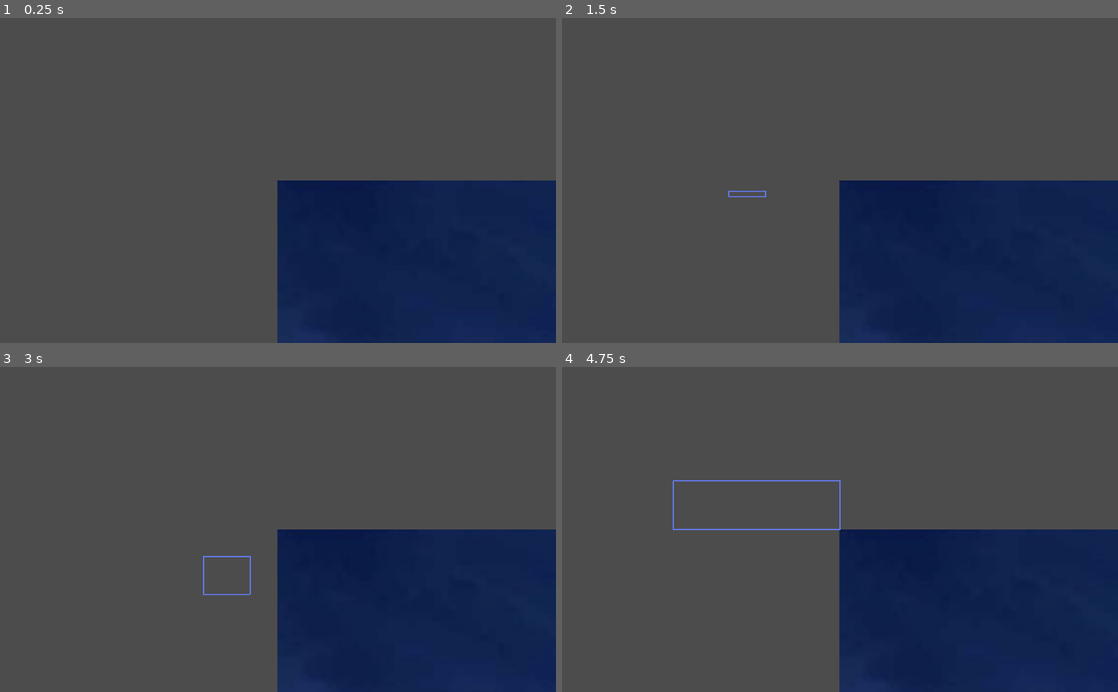
Above: before the commit, frames 1-4 (two rows, left to right).
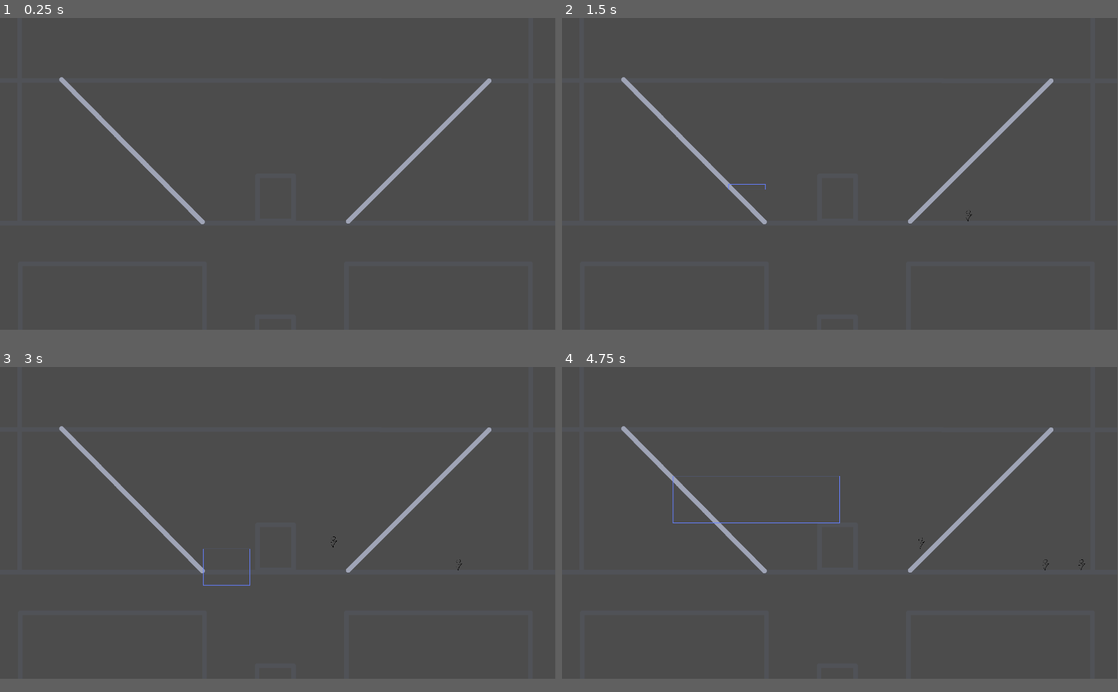
Above: after the commit, the same moments.

Repository: Muxed0/project_pdm
Game: Godot game, scene res://world/facility/facility.tscn
Two runs of this game, one before a commit and one after it. Both use one fixed random seed, a clock stepped at 60 frames per second and the inputs below. The project has no main scene, so this scene is started directly.
Inputs (mouse positions are in pixels of both pictures, inside the frame that each line leads up to):
- Up to frame 1 (0.25 s): no input
- Up to frame 2 (1.5 s): tap Enter at 0.5 s; move the mouse to (962, 164) at 0.52 s; tap P at 0.6 s; click (962, 164) at 0.67 s; drag from (728, 196) to (840, 180) at 1.27 s
- Up to frame 3 (3 s): move the mouse to (333, 458) at 2.02 s; tap P at 2.1 s; click (333, 458) at 2.17 s; tap Space at 2.75 s; drag from (250, 594) to (111, 480) at 2.77 s
- Up to frame 4 (4.75 s): move the mouse to (1006, 578) at 3.52 s; tap P at 3.6 s; click (1006, 578) at 3.67 s; tap Enter at 4.25 s; drag from (673, 480) to (840, 529) at 4.27 s
In our replay, the window is 800x468 before the commit and 799x449 after it. These sizes can differ from the game's own. Grey fills any space a smaller window leaves; there, only what the larger window draws over its background counts as a difference.

The runs differ from the first frame. In frame 1, 26% of the frame differs, in the area x 10-100%, y 18-100%; in frame 2, 26%; in frame 3, 26%; in frame 4, 26%.

Commit message:
Added rails

Diff:
--- a/game_files/entities/employees/employee.gd
+++ b/game_files/entities/employees/employee.gd
@@ -1,6 +1,9 @@
 extends Area2D
 
 var selected = false
+var falling = true
+var accel = 1000
+var vel = Vector2(0,0)
 
 func _process(_delta):
 	if selected:
@@ -8,9 +11,16 @@
 	else:
 		$basic_sprite.frame = 0
 
-func _on_selection_box_selection_reset():
+func _physics_process(delta):
+	if falling:
+		vel = Vector2(vel[0], vel[1] + accel * delta)
+		position = Vector2(position[0], position[1] + vel[1] * delta + (accel * delta * delta) /2)
+
+func _on_selection_tool_selection_reset():
 	selected = false
 
 func _on_employee_area_entered(area):
 	if area.is_in_group("selection"):
 		selected = true
+	if area.is_in_group("rail"):
+		falling = false
--- a/game_files/entities/employees/employee.tscn
+++ b/game_files/entities/employees/employee.tscn
@@ -16,6 +16,9 @@
 radius = 29.0
 height = 40.0
 
+[sub_resource type="CircleShape2D" id=3]
+radius = 5.0
+
 [node name="employee" type="Area2D"]
 script = ExtResource( 3 )
 
@@ -25,3 +28,8 @@
 
 [node name="hitbox" type="CollisionShape2D" parent="."]
 shape = SubResource( 2 )
+
+[node name="railbox" type="CollisionShape2D" parent="."]
+shape = SubResource( 3 )
+
+[connection signal="area_entered" from="." to="." method="_on_employee_area_entered"]
--- /dev/null
+++ b/game_files/entities/employees/pawn.gd
@@ -0,0 +1,20 @@
+extends Node2D
+
+var selected = false
+var falling = true
+var wandering = true
+var base_walking_speed = 2
+var accel = 750
+var vel = Vector2(0,0)
+
+var rail_a: float = 0
+var rail_b: float = 0
+
+func _process(delta):
+	if falling:
+		vel = Vector2(vel[0], vel[1] + accel * delta)
+		position = Vector2(position[0], position[1] + vel[1] * delta + (accel * delta * delta) /2)
+	if not falling:
+		position.y = rail_a * position.x + rail_b
+	if wandering and not falling:
+		position.x += base_walking_speed * sqrt(pow(10,rail_a))
--- /dev/null
+++ b/game_files/entities/employees/pawn.tscn
@@ -0,0 +1,46 @@
+[gd_scene load_steps=9 format=2]
+
+[ext_resource path="res://entities/employees/pc_bv01.png" type="Texture" id=1]
+[ext_resource path="res://entities/employees/basic_chars.png" type="Texture" id=2]
+[ext_resource path="res://entities/employees/pawn.gd" type="Script" id=3]
+[ext_resource path="res://entities/employees/selection_hitbox.gd" type="Script" id=4]
+[ext_resource path="res://entities/employees/railbox.gd" type="Script" id=5]
+
+[sub_resource type="SegmentShape2D" id=4]
+a = Vector2( 0, -21 )
+b = Vector2( 0, 21 )
+
+[sub_resource type="SpriteFrames" id=3]
+animations = [ {
+"frames": [ ExtResource( 2 ), ExtResource( 1 ) ],
+"loop": true,
+"name": "default",
+"speed": 5.0
+} ]
+
+[sub_resource type="CapsuleShape2D" id=2]
+radius = 14.0
+height = 14.0
+
+[node name="pawn" type="Node2D"]
+script = ExtResource( 3 )
+
+[node name="railbox" type="Area2D" parent="."]
+script = ExtResource( 5 )
+
+[node name="railbox_shape" type="CollisionShape2D" parent="railbox"]
+shape = SubResource( 4 )
+
+[node name="basic_sprite" type="AnimatedSprite" parent="."]
+scale = Vector2( 0.05, 0.05 )
+frames = SubResource( 3 )
+
+[node name="hitbox" type="Area2D" parent="." groups=["pawn"]]
+script = ExtResource( 4 )
+
+[node name="hitbox_shape" type="CollisionShape2D" parent="hitbox"]
+shape = SubResource( 2 )
+
+[connection signal="area_shape_entered" from="railbox" to="railbox" method="_on_railbox_area_shape_entered"]
+[connection signal="area_shape_exited" from="railbox" to="railbox" method="_on_railbox_area_shape_exited"]
+[connection signal="area_entered" from="hitbox" to="hitbox" method="_on_selection_hitbox_area_entered"]
--- /dev/null
+++ b/game_files/entities/employees/railbox.gd
@@ -0,0 +1,31 @@
+extends Area2D
+
+var pawn = 0
+var transferring: bool = false
+var next_rail = 0
+
+func _ready():
+	pawn = get_parent()
+
+func _on_railbox_area_shape_entered(area_rid, area, area_shape_index, local_shape_index):
+	if area.is_in_group("rail"):
+		if pawn.falling:
+			pawn.falling = false
+			pawn.vel = Vector2(0,0)
+			var line = area.shape_owner_get_owner(area_shape_index)
+			pawn.rail_a = (line.shape.b.y - line.shape.a.y)/(line.shape.b.x - line.shape.a.x)
+			pawn.rail_b = line.shape.a.y - pawn.rail_a * line.shape.a.x
+		else:
+			next_rail = area.shape_owner_get_owner(area_shape_index)
+			transferring = true
+
+
+func _on_railbox_area_shape_exited(area_rid, area, area_shape_index, local_shape_index):
+	if area.is_in_group("rail"):
+		if transferring:
+			var line = next_rail
+			pawn.rail_a = (line.shape.b.y - line.shape.a.y)/(line.shape.b.x - line.shape.a.x)
+			pawn.rail_b = line.shape.a.y - pawn.rail_a * line.shape.a.x
+			transferring = false
+		else:
+			pawn.falling = true
--- /dev/null
+++ b/game_files/entities/employees/selection_hitbox.gd
@@ -0,0 +1,25 @@
+extends Area2D
+
+var selected = false
+
+# Declare member variables here. Examples:
+# var a = 2
+# var b = "text"
+
+
+# Called when the node enters the scene tree for the first time.
+func _ready():
+	pass # Replace with function body.
+
+
+# Called every frame. 'delta' is the elapsed time since the previous frame.
+#func _process(delta):
+#	pass
+func _on_selection_tool_selection_reset():
+	selected = false
+	$"../basic_sprite".frame = 0
+
+func _on_selection_hitbox_area_entered(area):
+	if area.is_in_group("selection"):
+		selected = true
+		$"../basic_sprite".frame = 1
--- a/game_files/project.godot
+++ b/game_files/project.godot
@@ -13,6 +13,15 @@
 config/name="Game Files"
 config/icon="res://icon.png"
 
+[display]
+
+window/size/width=1920
+window/size/height=1080
+
+[global]
+
+wind=false
+
 [physics]
 
 common/enable_pause_aware_picking=true
--- a/game_files/world/facility/facility.gd
+++ b/game_files/world/facility/facility.gd
@@ -1,24 +1,36 @@
 extends Node2D
 
 var camera = 0
+var window_size = 0
 
 var employee = preload("res://entities/employees/employee.tscn")
 var employee_instance = 0
 
+var pawn = preload("res://entities/employees/pawn.tscn")
+var pawn_instance = 0
+var pawn_select_
+
 # Called when the node enters the scene tree for the first time.
 func _ready():
 	camera = get_node("camera")
-
-# Called every frame. 'delta' is the elapsed time since the previous frame.
-#func _process(delta):
-#	pass
+	window_size = Vector2(get_viewport().get_size()[0], get_viewport().get_size()[1])
 
 func _input(event):
-	if Input.is_key_pressed(KEY_EQUAL):
-		add_employee()
+	if event is InputEventKey:
+		if event.pressed and not event.is_echo():
+			if event.scancode == KEY_EQUAL:
+				add_employee()
+			elif event.scancode == KEY_P:
+				add_pawn()
 
 func add_employee():
 	employee_instance = employee.instance()
 	self.add_child(employee_instance)
-	$selection_box.connect("selection_reset", employee_instance, "_on_selection_box_selection_reset")
-	employee_instance.position =  camera.zoom.x * get_viewport().get_mouse_position() + camera.position
+	$selection_tool.connect("selection_reset", employee_instance, "_on_selection_tool_selection_reset")
+	employee_instance.position =  camera.zoom.x * (get_viewport().get_mouse_position()-window_size/2) + camera.position
+
+func add_pawn():
+	pawn_instance = pawn.instance()
+	self.add_child(pawn_instance)
+	$selection_tool.connect("selection_reset", pawn_instance.get_node("hitbox"), "_on_selection_tool_selection_reset")
+	pawn_instance.position =  camera.zoom.x * (get_viewport().get_mouse_position()-window_size/2) + camera.position
--- a/game_files/world/facility/facility.tscn
+++ b/game_files/world/facility/facility.tscn
@@ -1,28 +1,39 @@
-[gd_scene load_steps=6 format=2]
+[gd_scene load_steps=10 format=2]
 
 [ext_resource path="res://world/facility/camera.gd" type="Script" id=1]
 [ext_resource path="res://world/facility/selection_tool.gd" type="Script" id=2]
-[ext_resource path="res://world/facility/ah yeah.png" type="Texture" id=3]
+[ext_resource path="res://world/facility/facility_1.png" type="Texture" id=3]
 [ext_resource path="res://world/facility/facility.gd" type="Script" id=4]
+[ext_resource path="res://world/unit/unit.tscn" type="PackedScene" id=5]
 
 [sub_resource type="RectangleShape2D" id=1]
+
+[sub_resource type="SegmentShape2D" id=2]
+a = Vector2( 2801, 150 )
+b = Vector2( -2802, 136 )
+
+[sub_resource type="SegmentShape2D" id=3]
+a = Vector2( 2810, -368 )
+b = Vector2( 698, -359 )
+
+[sub_resource type="SegmentShape2D" id=4]
+a = Vector2( 698, -356 )
+b = Vector2( 207, 143 )
 
 [node name="facility" type="Node2D"]
 script = ExtResource( 4 )
 
 [node name="background" type="Sprite" parent="."]
-position = Vector2( 962, 545.625 )
-scale = Vector2( 3.852, 3.93773 )
+position = Vector2( -8, 6.00006 )
 texture = ExtResource( 3 )
 
-[node name="selection_box" type="Area2D" parent="." groups=["selection"]]
+[node name="selection_tool" type="Area2D" parent="." groups=["selection"]]
 script = ExtResource( 2 )
 
-[node name="selection_hitbox" type="CollisionShape2D" parent="selection_box"]
-visible = false
+[node name="selection_hitbox" type="CollisionShape2D" parent="selection_tool"]
 shape = SubResource( 1 )
 
-[node name="selection_outline" type="Line2D" parent="selection_box"]
+[node name="selection_outline" type="Line2D" parent="selection_tool"]
 visible = false
 points = PoolVector2Array( 0, 0, 0, 0, 0, 0, 0, 0, 0, 0 )
 width = 2.0
@@ -30,3 +41,19 @@
 [node name="camera" type="Camera2D" parent="."]
 current = true
 script = ExtResource( 1 )
+
+[node name="rail" type="Area2D" parent="." groups=["rail"]]
+
+[node name="basic_rail" type="CollisionShape2D" parent="rail"]
+shape = SubResource( 2 )
+
+[node name="basic_rail_2" type="CollisionShape2D" parent="rail"]
+shape = SubResource( 3 )
+
+[node name="basic_rail_3" type="CollisionShape2D" parent="rail"]
+shape = SubResource( 4 )
+
+[node name="unit" parent="." instance=ExtResource( 5 )]
+position = Vector2( 2389, -3 )
+
+[connection signal="area_entered" from="selection_tool" to="selection_tool" method="_on_selection_tool_area_entered"]
--- a/game_files/world/facility/selection_tool.gd
+++ b/game_files/world/facility/selection_tool.gd
@@ -8,6 +8,7 @@
 var window_size = Vector2(0,0)
 var starting_point = Vector2(0,0)
 var user_mouse_pos = Vector2(0,0)
+var selected_pawns = 0
 
 signal selection_reset
 
@@ -22,6 +23,7 @@
 	if event is InputEventMouseButton and event.button_index == 1:
 		if event.is_pressed():
 			emit_signal("selection_reset")
+			selected_pawns = 0
 			starting_point = camera.zoom * (event.position - window_size/2) + camera.position
 			hitbox.position = starting_point
 			hitbox.shape.extents = Vector2(10,10)
@@ -51,3 +53,8 @@
 func pos_reset(hitbox):
 	hitbox.position = Vector2(0,0)
 	hitbox.shape.extents = Vector2(0,0)
+
+
+func _on_selection_tool_area_entered(area):
+	if area.is_in_group("pawn"):
+		selected_pawns += 1
--- /dev/null
+++ b/game_files/world/unit/unit.tscn
@@ -0,0 +1,26 @@
+[gd_scene load_steps=4 format=2]
+
+[ext_resource path="res://world/unit/ah yeah.png" type="Texture" id=1]
+
+[sub_resource type="RectangleShape2D" id=1]
+extents = Vector2( 250.5, 140 )
+
+[sub_resource type="SpriteFrames" id=2]
+animations = [ {
+"frames": [  ],
+"loop": true,
+"name": "default",
+"speed": 5.0
+} ]
+
+[node name="unit" type="Area2D"]
+
+[node name="select_box" type="CollisionShape2D" parent="."]
+position = Vector2( 0.5, 0 )
+shape = SubResource( 1 )
+
+[node name="effect" type="AnimatedSprite" parent="."]
+frames = SubResource( 2 )
+
+[node name="background" type="Sprite" parent="."]
+texture = ExtResource( 1 )
Not shown: 1 places in game_files/entities/employees/employee.tscn that only renumber resources
Binary file added: game_files/world/facility/facility_1.png
Not shown, changed: game_files/world/facility/facility_1.png.import
Binary file added: game_files/world/facility/floor_tile.png
Not shown, added: game_files/world/facility/floor_tile.png.import
Renamed: game_files/world/facility/ah yeah.png -> game_files/world/unit/ah yeah.png
Not shown, added: game_files/world/unit/ah yeah.png.import
Not shown, added: art/facility_1.kra
Not shown, added: game_files/world/facility/facility_1.png~
Not shown, removed: testdisk.log
